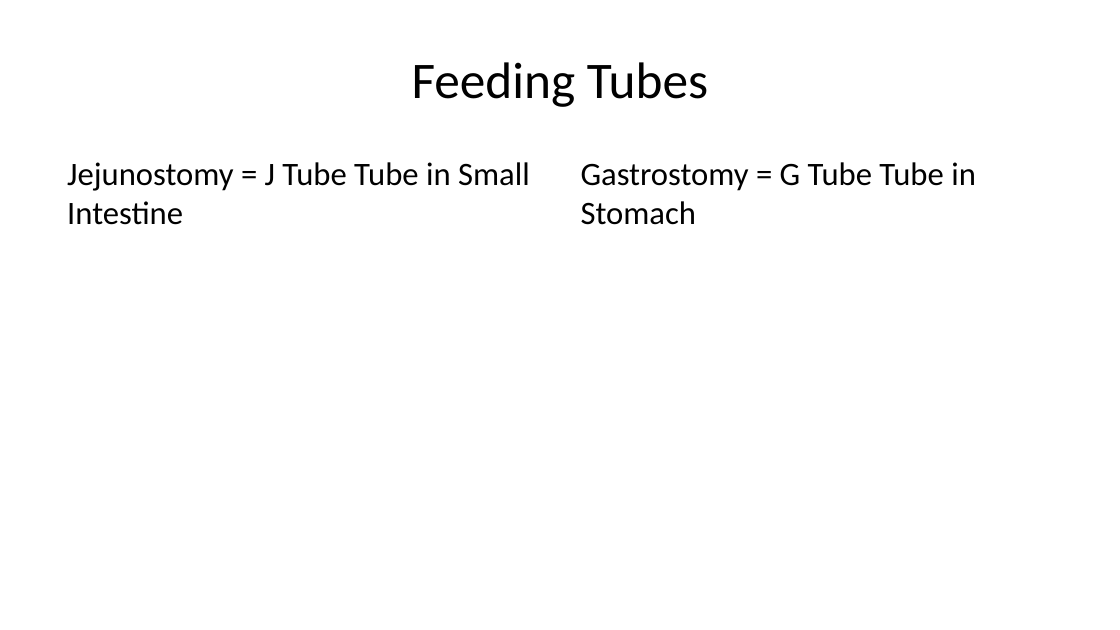
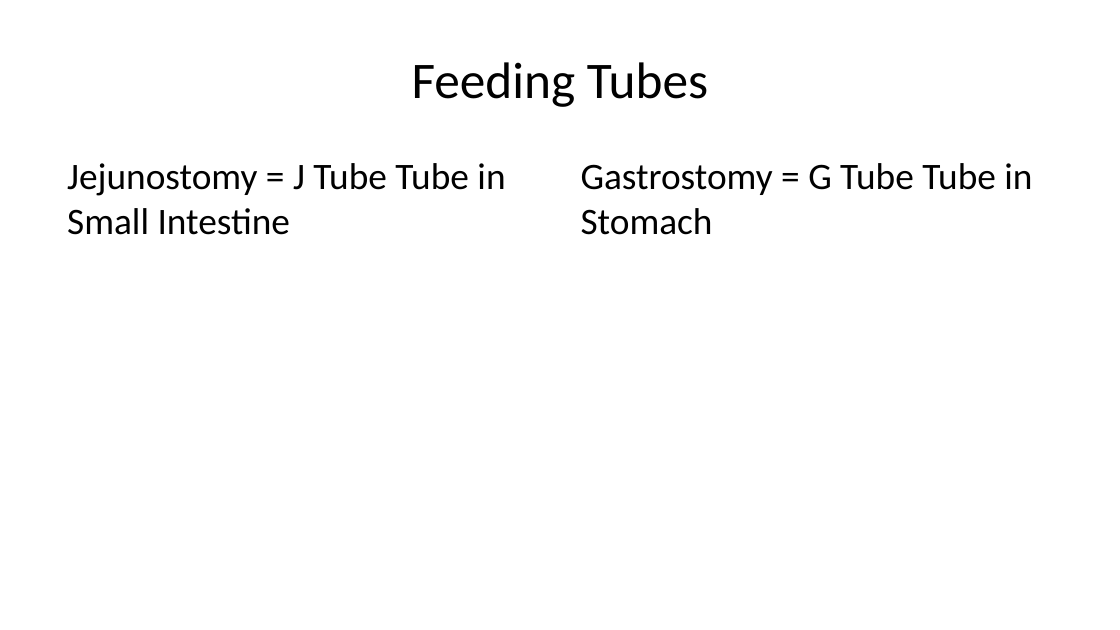
Before and after one commit to jcsalo/patient_education, a slide deck: slide 3 of lci_nutrition.pptx. Drawn at 1120x630 pixels with LibreOffice and Linux fonts; fonts in the diff are those of the drawing. Boxes give left, top, right and bottom in pixels: in the first picture for what was removed or moved away, otherwise in the second. Text is boxed around its words. In the diff, an @@ line names an element or a change of style, - is before the commit and + after.

```diff
--- a/lci_nutrition.pptx
+++ b/lci_nutrition.pptx
@@ text "Jejunostomy = J Tube Tube ..." at bbox=[67, 163, 505, 235]: size 21 to 24 pt @@
@@ text "Gastrostomy = G Tube Tube ..." at bbox=[581, 163, 1032, 235]: size 21 to 24 pt @@
```
Also in this commit, not shown: 6 other slides changed, 45 other files.
